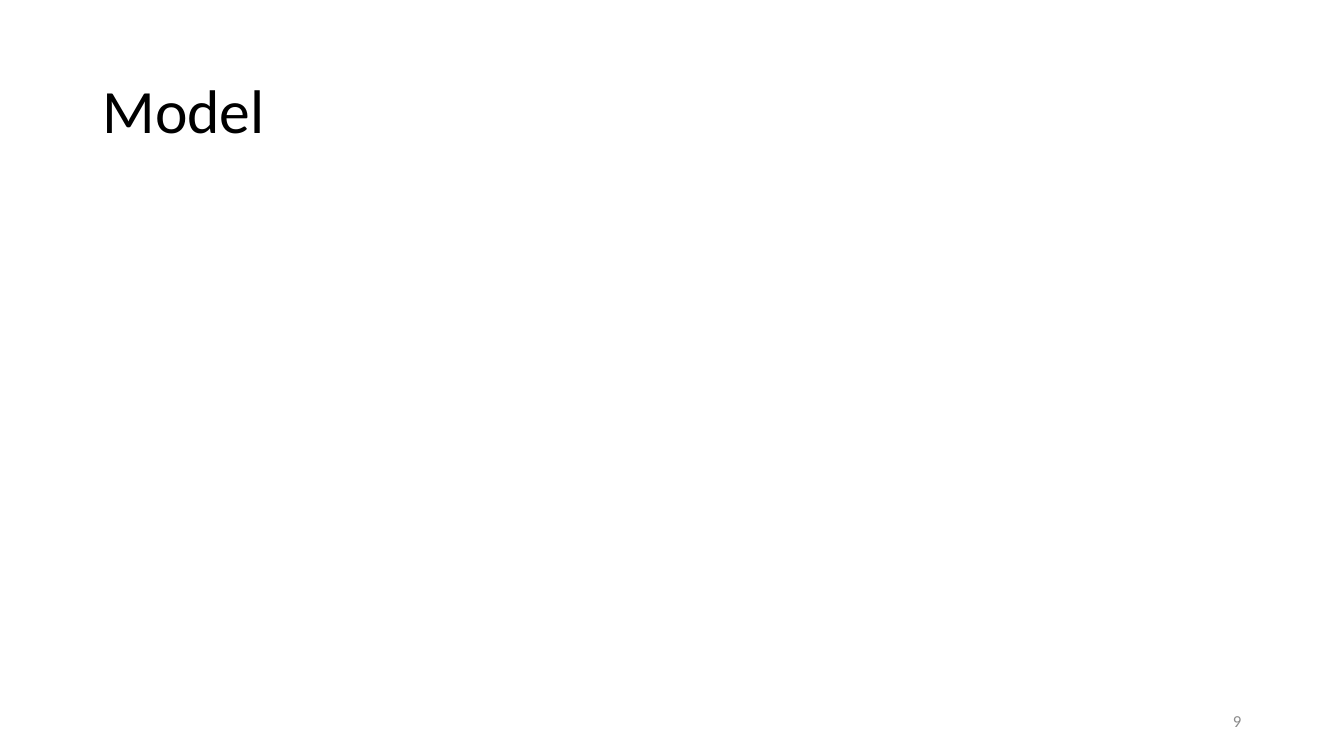
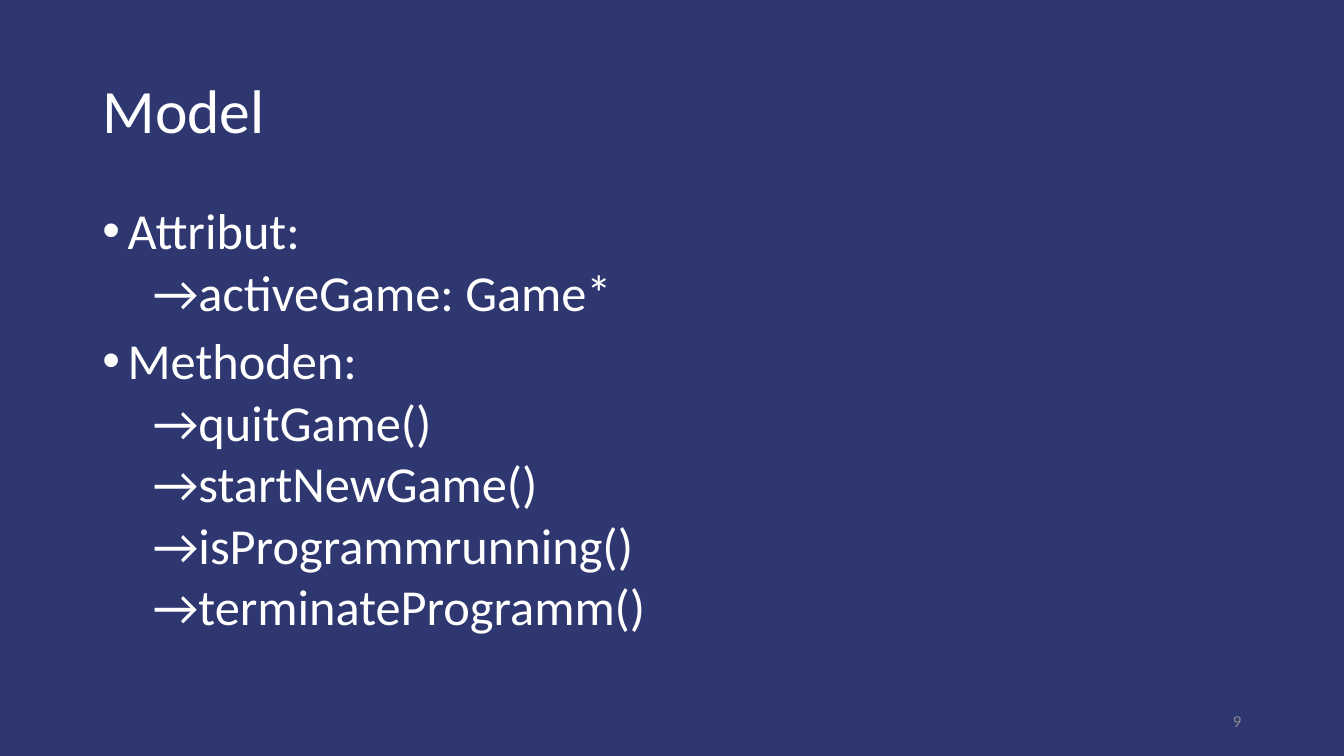
Before and after one commit to brodermar/wwm, a slide deck: slide 9 of documentation/wwmp.pptx. Drawn at 1344x756 pixels with LibreOffice and Linux fonts; fonts in the diff are those of the drawing. Boxes give left, top, right and bottom in pixels: in the first picture for what was removed or moved away, otherwise in the second. Text is boxed around its words. In the diff, an @@ line names an element or a change of style, - is before the commit and + after.

```diff
--- a/documentation/wwmp.pptx
+++ b/documentation/wwmp.pptx
@@ background #FFFFFF to #2F3771 @@
@@ title "Model" at box(102, 90, 264, 134): text colour #000000 to #FFFFFF @@
@@ text added at box(128, 214, 645, 634), 36 pt, text #FFFFFF @@
+• Attribut:
+  →activeGame: Game*
+• Methoden:
+  →quitGame()
+  →startNewGame()
+  →isProgrammrunning()
+  →terminateProgramm()
```
Also in this commit, not shown: 12 other slides changed, 2 other files.
